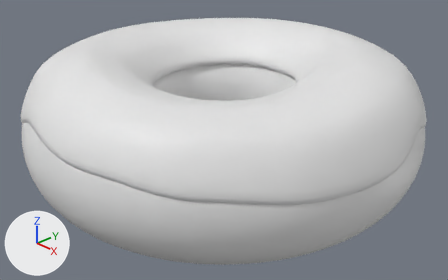
One commit to the Blender file Donut.blend: the scene before it, then after it.
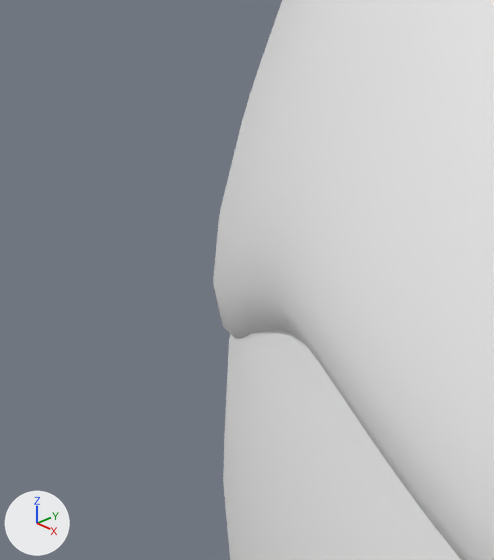
The first picture shows the older version from a 50 mm camera at (12.96, -12.14, 7.63) aimed at (0.2, -0.17, -0.53). The close-ups show both versions on the part from 0% to 11% of the width and 32% to 52% of the height of that picture; other places that the commit changed are outside them. Lighting does not change. The marker at lower left points along +X, +Y and +Z.

The older version as bpy lines, for what is in view:
```python
me_torus = bpy.data.meshes.new('Torus')
me_torus.from_pydata(...)  # 336 vertices, 336 faces; spans x -6.12..6.14, y -6.14..6.14, z -2.14..2.34
me_torus.polygons.foreach_set('use_smooth', [True] * 336)
me_torus_001 = bpy.data.meshes.new('Torus.001')
me_torus_001.from_pydata(...)  # 504 vertices, 448 faces; spans x -5.81..5.97, y -5.83..5.98, z 0.14..2.34
me_torus_001.polygons.foreach_set('use_smooth', [True] * 448)
# before: 85 (-4.65, -3.55, 0.72), 90 (-3.64, -4.67, 0.59), 95 (-2.48, -5.36, 0.64), 297 (-4.19, -4.09, 0.75), 306 (-3.08, -5.1, 0.41)
# before: 315 (-1.83, -5.46, 1.0)
ob_donut = bpy.data.objects.new('Donut', me_torus)
ob_donut.location = (0.0, 0.0, 0.0)
_m = ob_donut.modifiers.new('Subdivision', 'SUBSURF')
_m.levels = 2
ob_icing = bpy.data.objects.new('Icing', me_torus_001)
ob_icing.location = (0.0, 0.0, 0.0)
_m = ob_icing.modifiers.new('Solidify', 'SOLIDIFY')
_m.thickness = -0.37
_m.offset = 0.027
_m.nonmanifold_merge_threshold = 0.0003
_m = ob_icing.modifiers.new('Subdivision', 'SUBSURF')
_m.levels = 2
```
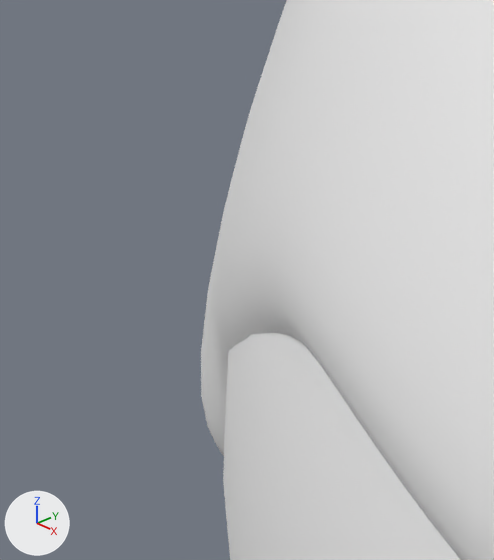
The change, as a diff of the scene's bpy script:
```diff
--- a/Donut.blend.py
+++ b/Donut.blend.py
@@ me_torus_001 @@
 me_torus_001.from_pydata(...)  # 504 vertices, 448 faces; spans x -5.81..5.97, y -5.83..5.98, z 0.14..2.34
 # used by ob_icing; location = (0.0, 0.0, 0.0)
 # verts and faces of me_torus_001; kept vertices keep their numbers, new ones are numbered from 504
+# me_torus_001 part 1
+verts[85] = (-4.64, -3.57, 0.71)  # moved
+verts[90] = (-3.59, -4.72, 0.46)  # moved
+verts[95] = (-2.57, -5.31, 0.57)  # moved
+verts[297] = (-4.11, -4.18, 0.67)  # moved
+verts[306] = (-3.14, -5.07, 0.32)  # moved
+verts[315] = (-1.84, -5.46, 0.99)  # moved
+verts[504] = (-3.61, -4.78, 0.01)
+verts[505] = (-3.16, -5.08, -0.14)
+faces += [(90, 504, 505, 306)]
```

What differs and where, as boxes [x1, y1, x2, y2] in the close-ups (494 x 560 px):
'Icing', reshaped: before [213, 0, 494, 560]; after [201, 0, 494, 560]
part 1 of me_torus_001, built on: before [213, 0, 380, 388]; after [201, 0, 380, 455]
